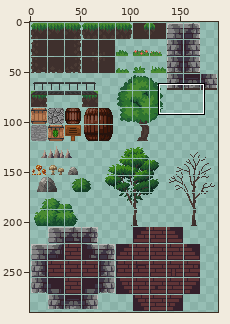
Sprite sheet, stored at android/assets/maps/tileset.png. Above: a wide view before the commit, with the close-up outlined.
Close-up. Before:
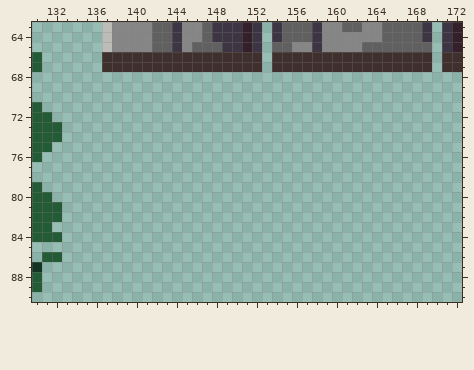
The file is 188x290 pixels. Colours within 5 levels of each other are drawn and written as one. Shown: x 130..172, y 63..90.
And afterwards:
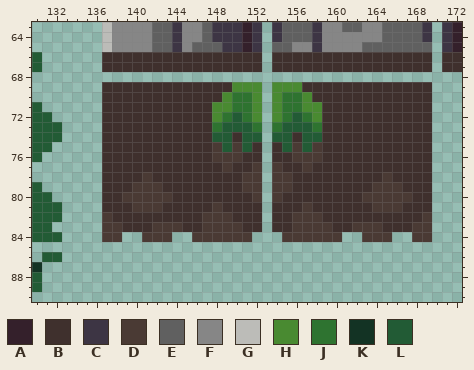
Palette (. is transparent): A #34202b  B #3f302d  C #3d3544  D #4a3a34  E #606060  F #868686  G #bcbcb8  H #498a31  J #2e7330  K #133324  L #225b35
Edits made:
@@ x 130..172 @@
 68 ...........................................
-69 ...........................................
-70 ...........................................
-71 L..........................................
-72 LL.........................................
-73 LLL........................................
-74 LLL........................................
-75 LL.........................................
-76 L..........................................
-77 ...........................................
-78 ...........................................
-79 L..........................................
-80 LL.........................................
-81 LLL........................................
-82 LLL........................................
-83 LL.........................................
-84 LLL........................................
+69 .......BBBBBBBBBBBBBHHH.HHHBBBBBBBBBBBBB...
+70 .......BBBBBBBBBBBBHJJH.HJJHBBBBBBBBBBBB...
+71 L......BBBBBBBBBBBHHJJH.HJJHHBBBBBBBBBBB...
+72 LL.....BBBBBBBBBBBHJLJH.HJLJHBBBBBBBBBBB...
+73 LLL....BBBBBBBBBBBJLLLJ.JLLLJBBBBBBBBBBB...
+74 LLL....BBBBBBBBBBBLLBLL.LLBLLBBBBBBBBBBB...
+75 LL.....BBBBBBBBBBBDLDLB.BLDLDBBBBBBBBBBB...
+76 L......BBBBBBBBBBBDDDBB.BBDDDBBBBBBBBBBB...
+77 .......BBBBBBBBBBBBDBBD.DBBDBBBBBBBBBBBB...
+78 .......BBBBDBBBBBBBBBDD.DDBBBBBBBBBDBBBB...
+79 L......BBBDDDBBBBBBBBDD.DDBBBBBBBBDDDBBB...
+80 LL.....BBDDDDDBBBBBBBBD.DBBBBBBBBDDDDDBB...
+81 LLL....BBBDDDBBBBBDBBBB.BBBDBBBBBBDDDBBB...
+82 LLL....DBBBBBBBBBDDDBBB.BBDDDBBBBBBBBBBD...
+83 LL.....DDBBBDDDBBDDDDBB.BBDDDDBBDDDBBBDD...
+84 LLL....DD..DDD..DDDDDD...DDDDDD..DDD..DD...
 85 ...........................................
